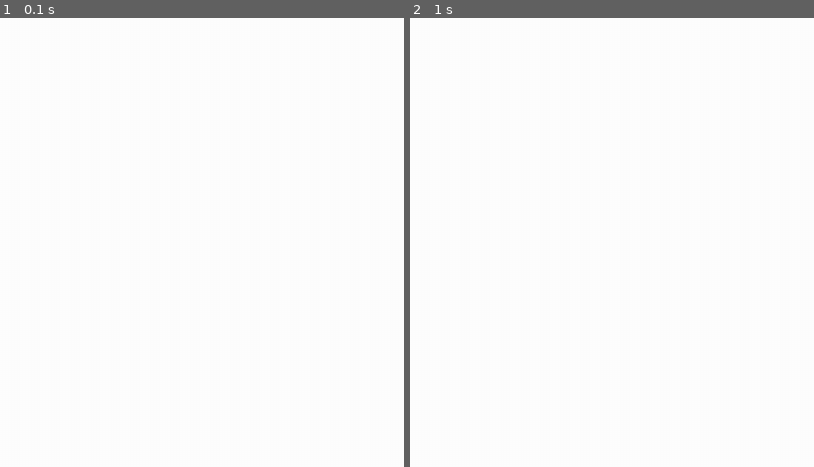
Above: before the commit, frames 1-2 (left to right).
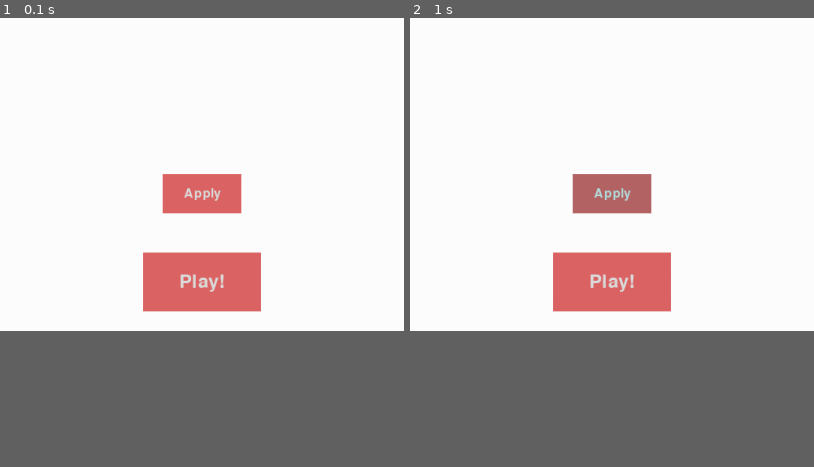
Above: after the commit, the same moments.

Repository: matihope/new_snake
Game: pygame game, started from main.py
Two runs of this game, one before a commit and one after it. Both use one fixed random seed, a clock stepped at 60 frames per second and the inputs below.
Inputs (mouse positions are % of the whole screen's width and height, from its top left):
- Up to frame 1 (0.1 s): no input
- Up to frame 2 (1 s): press the mouse at (41, 24) at 0.37 s; move the mouse to (33, 26) at 0.47 s; release the mouse at (25, 28) at 0.6 s; click (30, 36) at 0.72 s
The pictures show only the part of the screen within x 0-50%, y 15-65%; the shares and areas given below are measured in that part.
In our replay, the window is 809x899 before the commit and 404x448 after it. These sizes can differ from the game's own. Grey fills any space a smaller window leaves; there, only what the larger window draws over its background counts as a difference.

The runs differ from the first frame. In frame 1, 5.7% of the frame differs, in the area x 35-65%, y 34-66%; in frame 2, 5.7%.

Commit message:
Started working on menu

Diff:
--- a/main.py
+++ b/main.py
@@ -1,20 +1,24 @@
 #!/usr/bin/python3
 import pygame
 from modules.level import Level
+from modules.button import Button
 
 pygame.init()
 
-tile_size = 50
-board_width, board_height = 20, 20
-window_width = board_width * tile_size + 30
-window_height = board_height * tile_size + tile_size*2 + 45
-window = pygame.display.set_mode((window_width, window_height))
+SCALE = 0.5
+
+TILE_SIZE = int(50 * SCALE)
+BUFF = int(15 * SCALE)
+BOARD_WIDTH, BOARD_HEIGHT = 20, 20
+WINDOW_WIDTH = (BOARD_WIDTH * TILE_SIZE) + BUFF*2
+WINDOW_HEIGHT = (BOARD_HEIGHT * TILE_SIZE) + TILE_SIZE*2 + BUFF*3
+window = pygame.display.set_mode((WINDOW_WIDTH, WINDOW_HEIGHT))
 
 black = (50, 50, 50)
 border_color = (26, 32, 38)
 score_board_color = (120, 120, 120)
 
-font = pygame.font.SysFont("comicsansms", 72)
+font = pygame.font.SysFont("", int(72*SCALE), bold=True)
 
 clock = pygame.time.Clock()
 
@@ -22,21 +26,21 @@
 MPS = 5
 
 # Snake head
-snake_head = pygame.Surface((tile_size, tile_size))
+snake_head = pygame.Surface((TILE_SIZE, TILE_SIZE))
 snake_head.fill((50, 200, 50))
 # Snake body
-snake_body = pygame.Surface((tile_size, tile_size))
+snake_body = pygame.Surface((TILE_SIZE, TILE_SIZE))
 snake_body.fill((50, 100, 50))
 # Fruit body
-fruit_body = pygame.Surface((tile_size, tile_size))
+fruit_body = pygame.Surface((TILE_SIZE, TILE_SIZE))
 fruit_body.fill((200, 65, 65))
 # Score board
-score_board = pygame.Surface((board_width * tile_size, tile_size*2))
+score_board = pygame.Surface((BOARD_WIDTH * TILE_SIZE, TILE_SIZE*2))
 
 
-def game():
-    game = Level(board_width, board_height, tile_size, MPS, black, snake_head, snake_body, fruit_body)
-    game_board = pygame.Surface((board_width * tile_size, board_height * tile_size))
+def game_loop():
+    game = Level(BOARD_WIDTH, BOARD_HEIGHT, TILE_SIZE, MPS, black, snake_head, snake_body, fruit_body)
+    game_board = pygame.Surface((BOARD_WIDTH * TILE_SIZE, BOARD_HEIGHT * TILE_SIZE))
     window.fill(border_color)
 
     while True:
@@ -53,8 +57,8 @@
 
         # Drawing
         game.draw(game_board)
-        window.blit(game_board, (15, 15))
-        window.blit(score_board, (15, board_height*tile_size+30))
+        window.blit(game_board, (BUFF, BUFF))
+        window.blit(score_board, (BUFF, BOARD_HEIGHT*TILE_SIZE+(BUFF*2)))
         score_board.fill(score_board_color)
         score_board.blit(score_text, (score_board.get_width()//2-score_text.get_width()//2, score_text.get_height()//2))
 
@@ -66,18 +70,25 @@
 
 
 def menu():
+    button_play = Button(x=WINDOW_WIDTH//2-150*SCALE, y=WINDOW_HEIGHT-200*SCALE, width=300*SCALE, height=150*SCALE, text='Play!', font=int(72*SCALE), trigger=game_loop)
+    button_apply = Button(x=WINDOW_WIDTH//2-100*SCALE, y=WINDOW_HEIGHT-400*SCALE, width=200*SCALE, height=100*SCALE, text='Apply', font=int(48*SCALE))
+
     run = True
     while run:
         for e in pygame.event.get():
             if e.type == pygame.QUIT:
-                game()
                 run = False
                 exit('-> User quit')
 
         # Logic
+        for button in Button.button_list:
+            button.update(pygame.mouse.get_pos()[0], pygame.mouse.get_pos()[1], pygame.mouse.get_pressed()[0])
 
         # Drawing
         window.fill((255, 255, 255))
+
+        for button in Button.button_list:
+            button.draw(window)
 
         pygame.display.update()
 
--- a/modules/button.py
+++ b/modules/button.py
@@ -0,0 +1,67 @@
+import pygame
+
+pygame.font.init()
+
+
+class Button:
+    button_list = []
+
+    def __init__(self, x, y, width=100, height=50, colors=((220, 100, 100), (180, 100, 100), (120, 100, 100)),
+                 text="", font=36, font_colors=((220, 220, 220), (180, 220, 220), (120, 180, 180)), trigger=None):
+        self.button_list.append(self)
+
+        self.x = x
+        self.y = y
+        self.width = width
+        self.height = height
+        self.colors = colors
+        self.text = text
+        self.font_colors = font_colors
+
+        self.pressed = False
+        self.enabled = True
+        self.visible = True
+
+        # font argument can either be pygame.font.Font or font size
+        if font is pygame.font.Font:
+            self.font = font
+        else:
+            self.font = pygame.font.SysFont("", font)
+
+        self.trigger = trigger
+
+        self.body = pygame.Surface((self.width, self.height))
+        self.update(0, 0, False)
+
+    def update(self, mouse_x, mouse_y, mouse_press):
+        if self.enabled:
+
+            self.pressed = False
+            col = 0
+            if self.is_hovering(mouse_x, mouse_y):
+                self.pressed = mouse_press
+                col = 2 if mouse_press else 1
+
+                if mouse_press and self.trigger is not None:
+                    self.trigger()
+
+            self.body.fill(self.colors[col])
+
+            text_surf = self.font.render(self.text, True, self.font_colors[col])
+            self.body.blit(text_surf, (self.body.get_width()//2-text_surf.get_width()//2,
+                                       self.body.get_height()//2-text_surf.get_height()//2))
+
+    def draw(self, surface):
+        if self.visible:
+            surface.blit(self.body, (self.x, self.y))
+
+    def is_hovering(self, mouse_x, mouse_y):
+        if mouse_x < self.x:
+            return False
+        elif self.x + self.width < mouse_x:
+            return False
+        elif mouse_y < self.y:
+            return False
+        elif self.y + self.height < mouse_y:
+            return False
+        return True
Not shown, added: .gitignore
